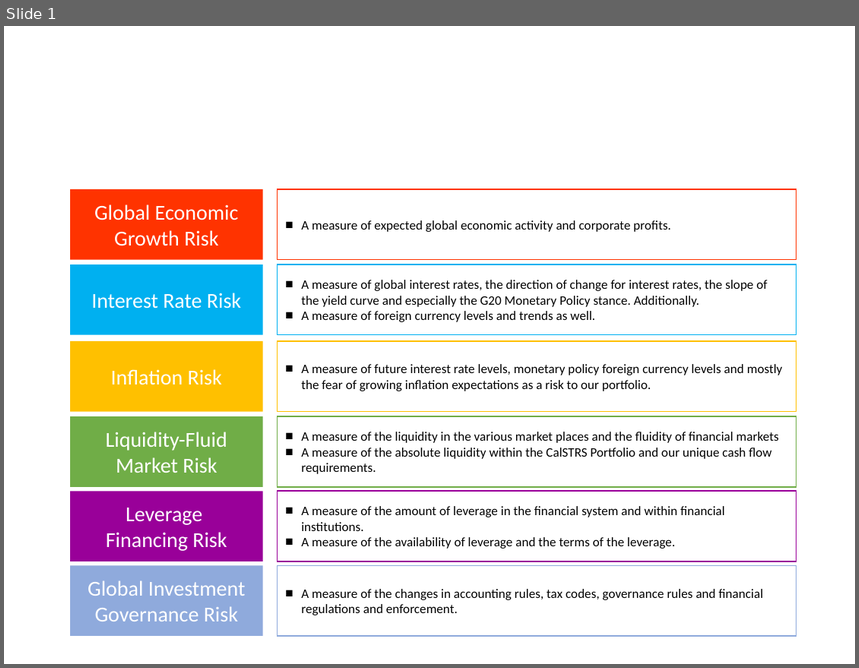
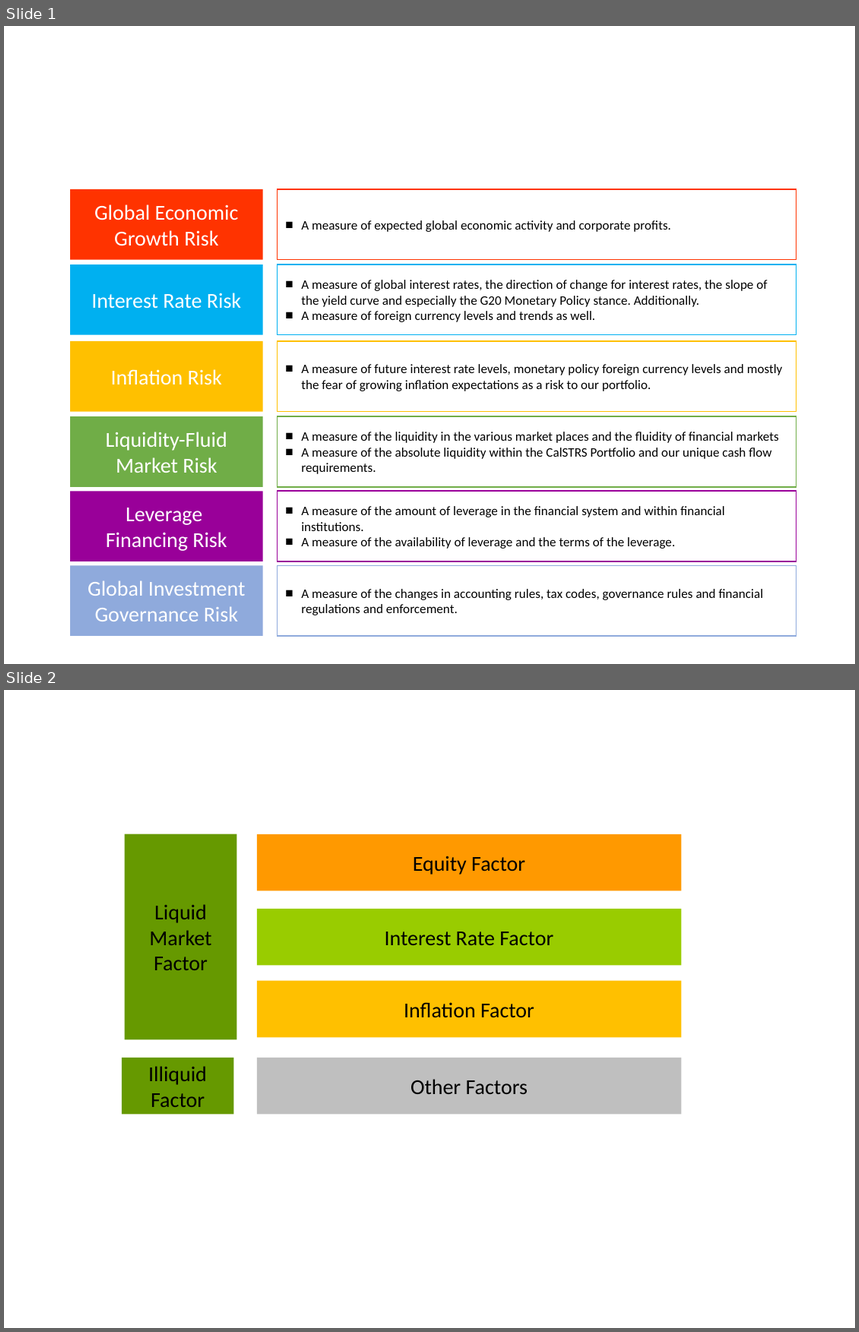
Before and after one commit to RMIKUNI/Paper, a slide deck: 論文パワポ.pptx. Shown one above the other, each under a label of ours: slide 1 before the commit, slides 1 and 2 after it. The pictures are 859x668 and 859x1332 pixels, drawn with LibreOffice and Linux fonts; fonts in the diff are those of the drawing. Boxes give left, top, right and bottom in pixels: in the first picture for what was removed or moved away, otherwise in the second. Text is boxed around its words. In the diff, an @@ line names an element or a change of style, - is before the commit and + after.

```diff
--- a/論文パワポ.pptx
+++ b/論文パワポ.pptx
@@ slide 2 added at box(4, 690, 855, 1328), background #FFFFFF @@
@@ rectangle added at box(125, 834, 237, 1040), fill #669900, 18 pt, text #000000 @@
+Liquid
+Market
+Factor
@@ rectangle added at box(257, 834, 682, 891), fill #FF9900, 18 pt, text #000000 @@
+Equity Factor
@@ rectangle added at box(257, 909, 682, 966), fill #99CC00, 18 pt, text #000000 @@
+Interest Rate Factor
@@ rectangle added at box(257, 981, 682, 1038), fill #FFC000, 18 pt, text #000000 @@
+Inflation Factor
@@ rectangle added at box(122, 1058, 234, 1115), fill #669900, 18 pt, text #000000 @@
+Illiquid
+Factor
@@ rectangle added at box(257, 1058, 682, 1115), fill #BFBFBF, 18 pt, text #000000 @@
+Other Factors
```
Also in this commit, not shown: 3 other files.
